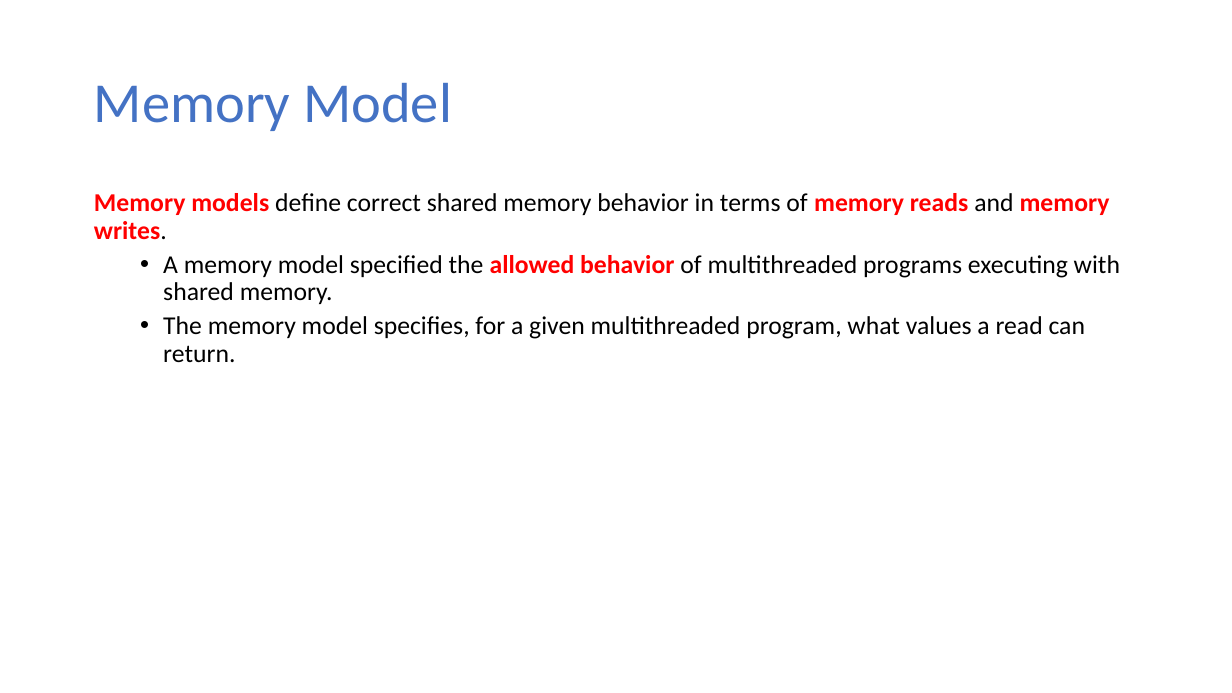
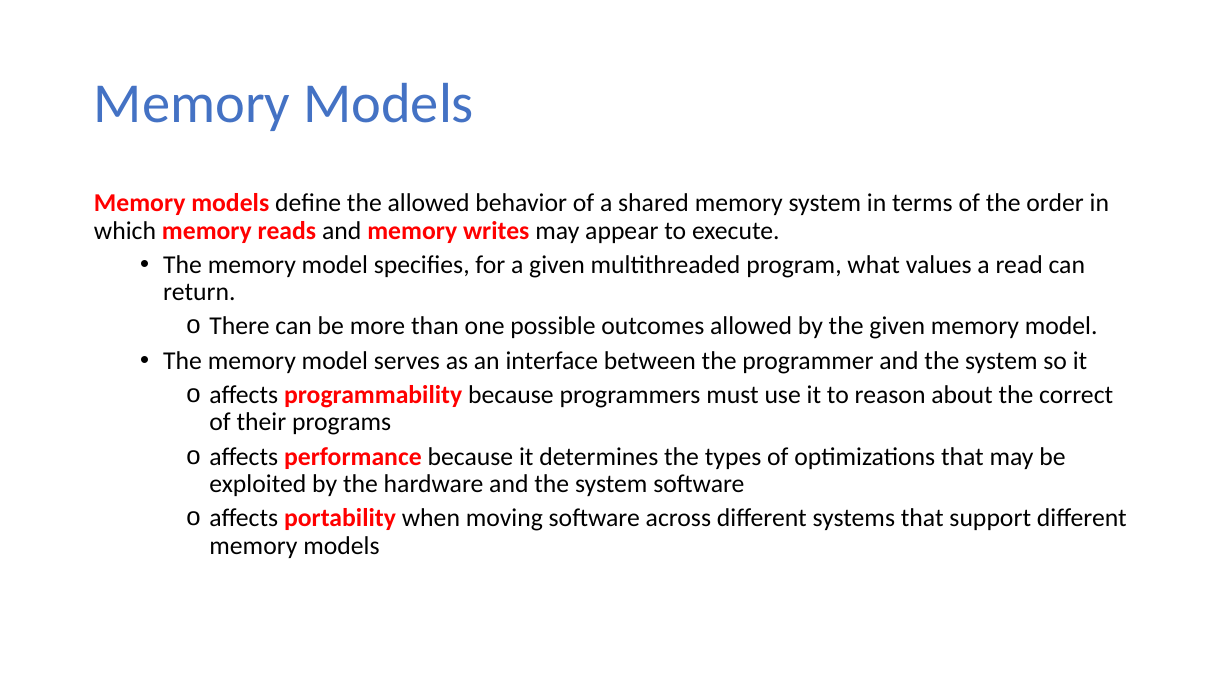
Before and after one commit to ekkapotc/PC, a slide deck: slide 3 of Slides/Lecture 9.pptx. Drawn at 1232x693 pixels with LibreOffice and Linux fonts; fonts in the diff are those of the drawing. Boxes give left, top, right and bottom in pixels: in the first picture for what was removed or moved away, otherwise in the second. Text is boxed around its words. In the diff, an @@ line names an element or a change of style, - is before the commit and + after.

```diff
--- a/Slides/Lecture 9.pptx
+++ b/Slides/Lecture 9.pptx
@@ title at [94,83,474,131]: text changed @@
-Memory Model
+Memory Models
@@ text at [94,193,1109,243]: text changed @@
-Memory models define correct shared memory behavior in terms of memory reads and memory writes.
-  • A memory model specified the allowed behavior of multithreaded programs executing with shared memory.
+Memory models define the allowed behavior of a shared memory system in terms of the order in which memory reads and memory writes may appear to execute.
@@ text at [163,316,1127,558]: paragraphs added @@
+    o There can be more than one possible outcomes allowed by the given memory model.
+  • The memory model serves as an interface between the programmer and the system so it
+    o affects programmability because programmers must use it to reason about the correct of their programs
+    o affects performance because it determines the types of optimizations that may be exploited by the hardware and the system software
+    o affects portability when moving software across different systems that support different memory models
```
Also in this commit, not shown: 6 other slides changed, 2 slides added, 1 other file.
